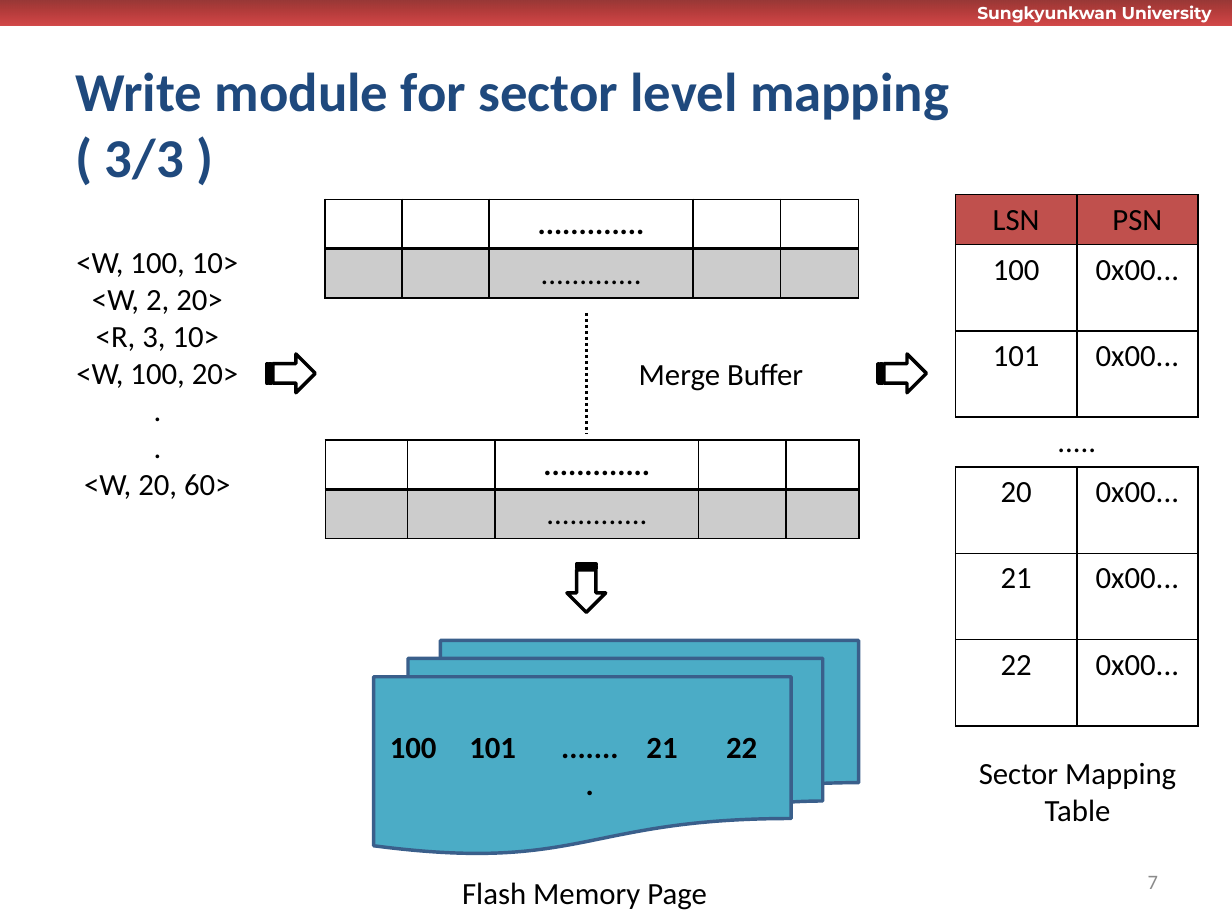
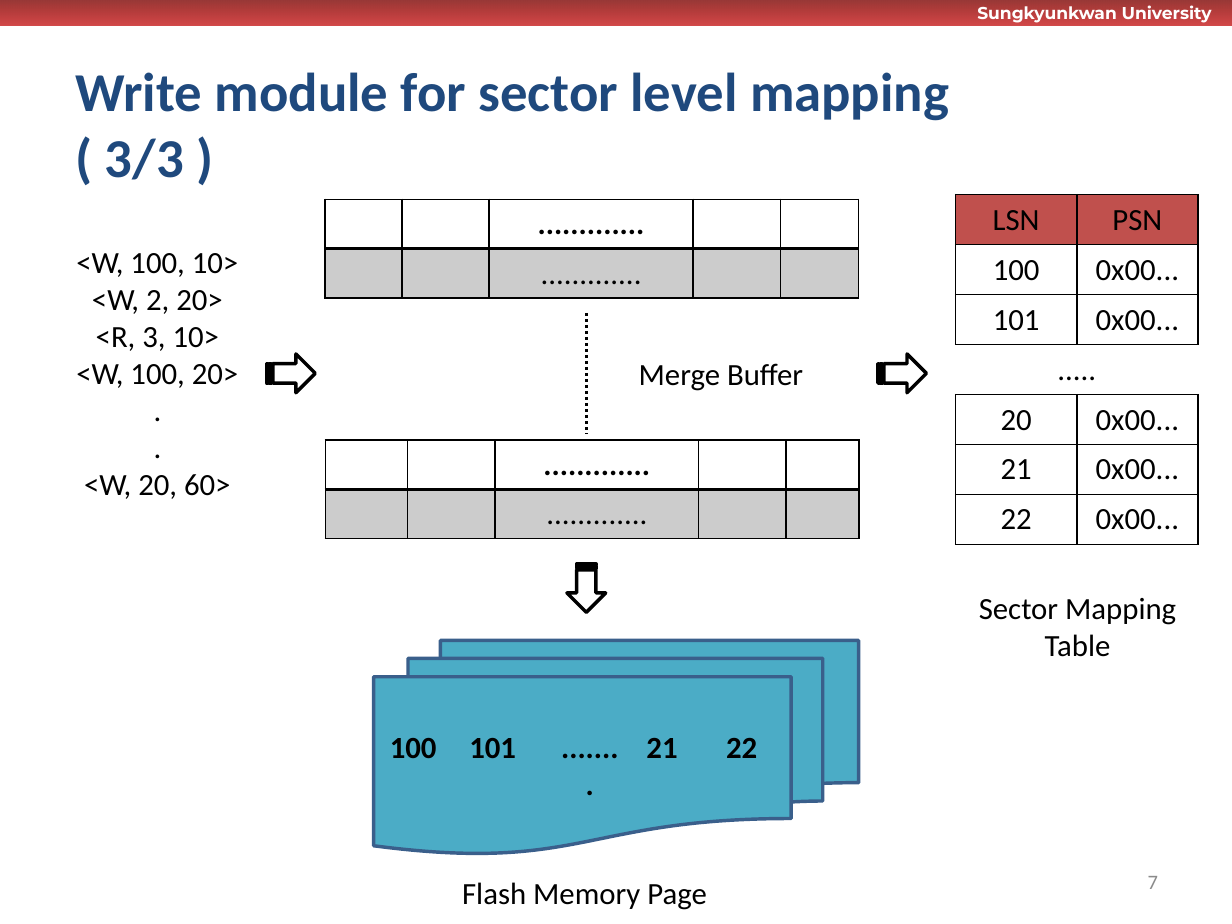
Before and after one commit to wurikiji/tutorial2-dev, a slide deck: slide 7 of docs/발표자료.pptx. Drawn at 1232x924 pixels with LibreOffice and Linux fonts; fonts in the diff are those of the drawing; background and template pictures are left out. Boxes give left, top, right and bottom in pixels: in the first picture for what was removed or moved away, otherwise in the second. Text is boxed around its words. In the diff, an @@ line names an element or a change of style, - is before the commit and + after.

```diff
--- a/docs/발표자료.pptx
+++ b/docs/발표자료.pptx
@@ table: place and size @@
-table at bbox=[956, 195, 1198, 726]
+table at bbox=[956, 195, 1198, 540]
@@ text "Sector Mapping": place and size @@
-text "Sector Mapping" at bbox=[979, 763, 1176, 822]
+text "Sector Mapping" at bbox=[979, 598, 1176, 657]
```
Also in this commit, not shown: 5 other slides changed, 1 other file.
